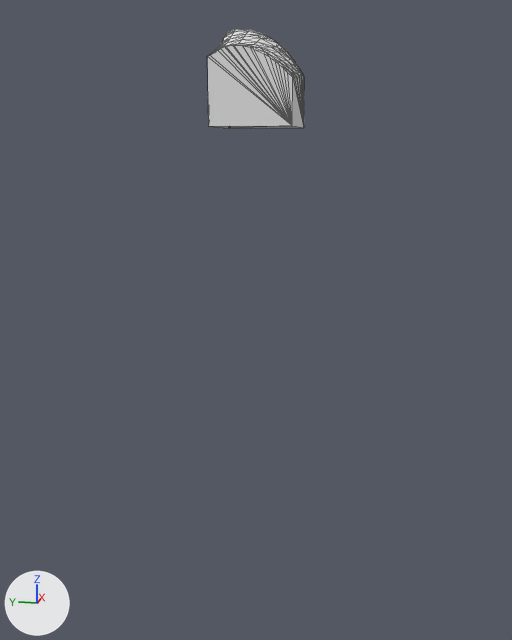
Before and after pictures for a commit that changed the glTF model assets/terrain/surface_pieces/surf_31_2.glb.
Both versions are drawn from a 50 mm lens placed at (2.8, 88.7, -21.1), pointed at (47.7, 97.7, -32.3). The lights are fixed; the arrows at lower left show +X, +Y and +Z. The picture after the commit comes second. Mesh edges are drawn as thin lines. Where no turn or scale is listed for an object, it has been applied to the vertices.

In view in the first picture: 'geometry_0'.
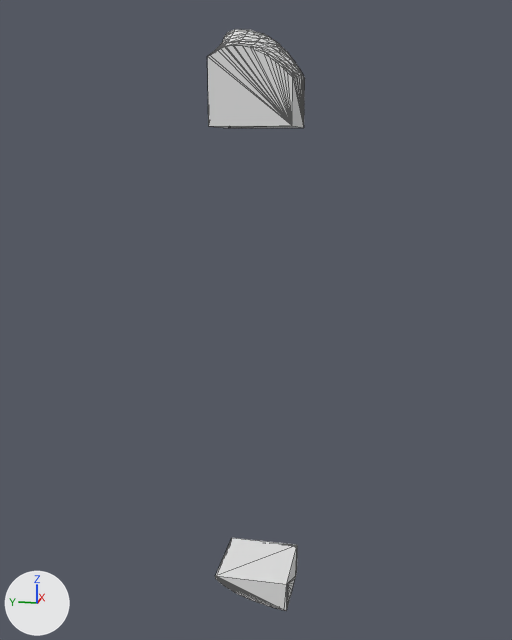
What differs and where, as boxes (x1, y1, x2, y2) in the pictures (512 x 640 px):
```json
{"object": "layer_8", "change": "added", "after": [215, 538, 297, 611]}
```

Scene script edits in JSON lines:
```json
{"op": "add", "block": "me_layer_8", "code": ["me_layer_8 = bpy.data.meshes.new('layer_8')", "me_layer_8.from_pydata(...)  # 99 vertices, 194 faces; spans x 45.0..50.0, y 95.0..100.0, z -52.3..-50.0"]}
{"op": "add", "block": "ob_layer_8", "code": ["ob_layer_8 = bpy.data.objects.new('layer_8', me_layer_8)", "ob_layer_8.location = (0.0, 0.0, 0.0)"]}
```
